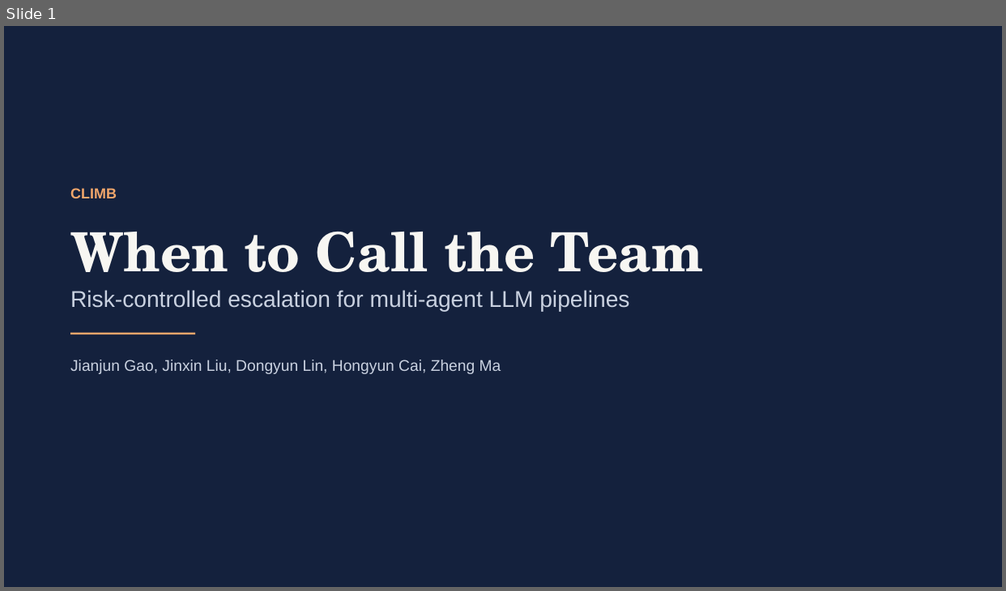
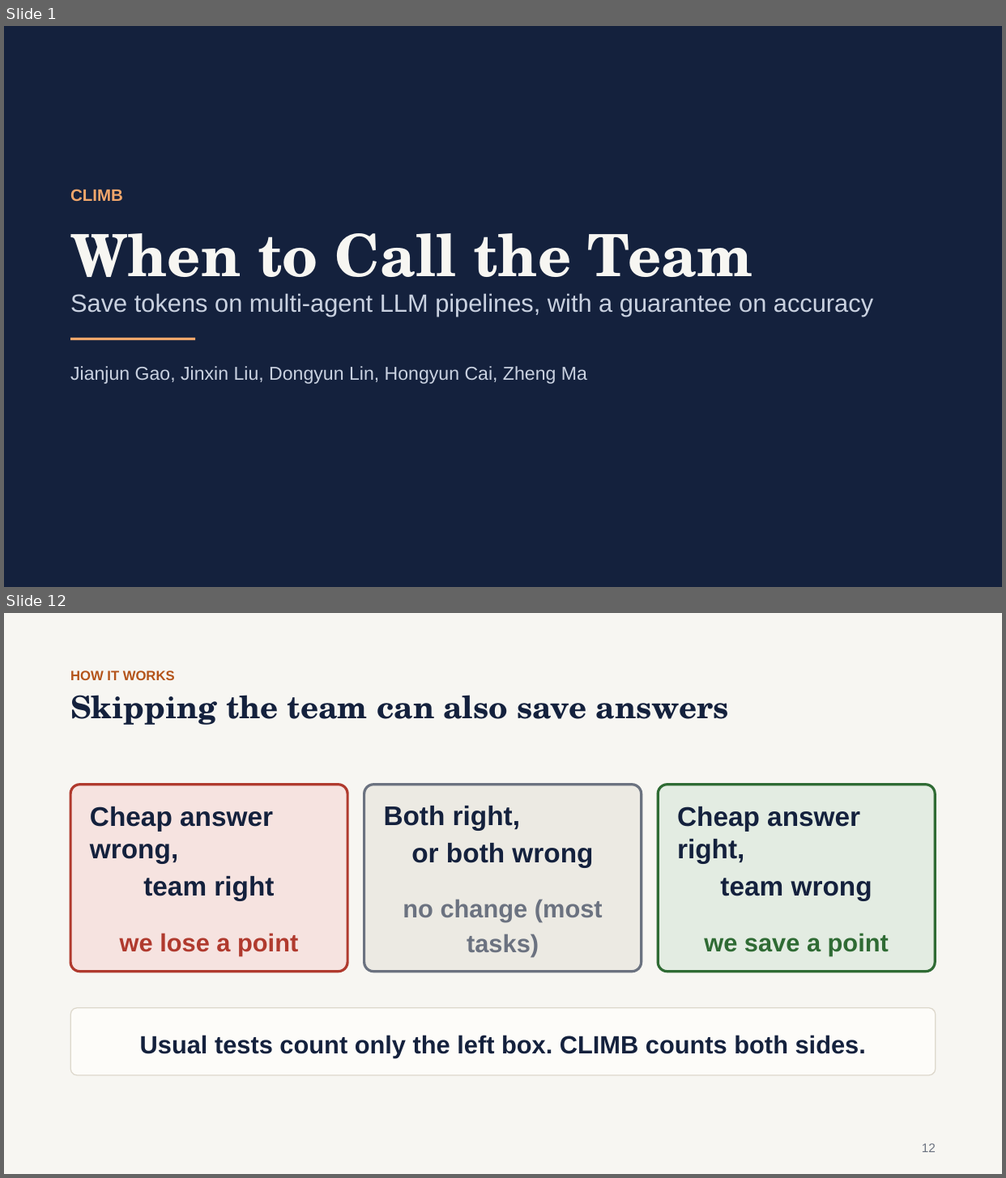
Before and after one commit to gaoj21/tokenbank, a slide deck: slides/CLIMB_talk.pptx. Shown one above the other, each under a label of ours: slide 1 before the commit, slides 1 and 12 after it; the slides between them are not shown. The pictures are 1006x591 and 1006x1178 pixels, drawn with LibreOffice and Linux fonts; fonts in the diff are those of the drawing. Boxes give left, top, right and bottom in pixels: in the first picture for what was removed or moved away, otherwise in the second. Text is boxed around its words. In the diff, an @@ line names an element or a change of style, - is before the commit and + after.

```diff
--- a/slides/CLIMB_talk.pptx
+++ b/slides/CLIMB_talk.pptx
@@ slide 12 added at (x1=4, y1=613, x2=1002, y2=1174), background #F7F6F2 @@
@@ text added at (x1=70, y1=671, x2=175, y2=680), 13 pt, text #B4541A, bold @@
+HOW IT WORKS
@@ text added at (x1=70, y1=695, x2=729, y2=725), 30 pt, text #14213D, bold @@
+Skipping the team can also save answers
@@ rounded rectangle added at (x1=70, y1=785, x2=347, y2=972), fill #F6E3E0, outline #B03A2E 2.5 pt, 26 pt, text #14213D, bold @@
+Cheap answer wrong,
+team right
+we lose a point
@@ rounded rectangle added at (x1=364, y1=785, x2=641, y2=972), fill #ECEAE3, outline #6B7280 2.5 pt, 26 pt, text #14213D, bold @@
+Both right,
+or both wrong
+no change (most tasks)
@@ rounded rectangle added at (x1=658, y1=785, x2=936, y2=972), fill #E3ECE2, outline #2F6B34 2.5 pt, 26 pt, text #14213D, bold @@
+Cheap answer right,
+team wrong
+we save a point
@@ rounded rectangle added at (x1=70, y1=1008, x2=936, y2=1076), fill #FDFCF9, outline #DDD8CC 1 pt, 24 pt, text #14213D, bold @@
+Usual tests count only the left box. CLIMB counts both sides.
@@ text added at (x1=922, y1=1144, x2=936, y2=1152), 12 pt, text #6B7280 @@
+12
@@ slide 1 changed as well @@
@@ text "CLIMB" at (x1=70, y1=189, x2=123, y2=201): size 14 to 16 pt @@
@@ text "When to Call the Team" at (x1=70, y1=233, x2=753, y2=296): size 52 to 56 pt @@
@@ text at (x1=70, y1=293, x2=873, y2=317): text changed; size 22 to 24 pt @@
-Risk-controlled escalation for multi-agent LLM pipelines
+Save tokens on multi-agent LLM pipelines, with a guarantee on accuracy
@@ rectangle moved from (x1=70, y1=333, x2=196, y2=335) to (x1=70, y1=338, x2=196, y2=340) @@
@@ text "Jianjun Gao, Jinxin Liu, Dongyun ..." at (x1=70, y1=366, x2=587, y2=384): size 15 to 18 pt @@
```
Also in this commit, not shown: 16 other slides added, 18 slides removed, 14 other files.
